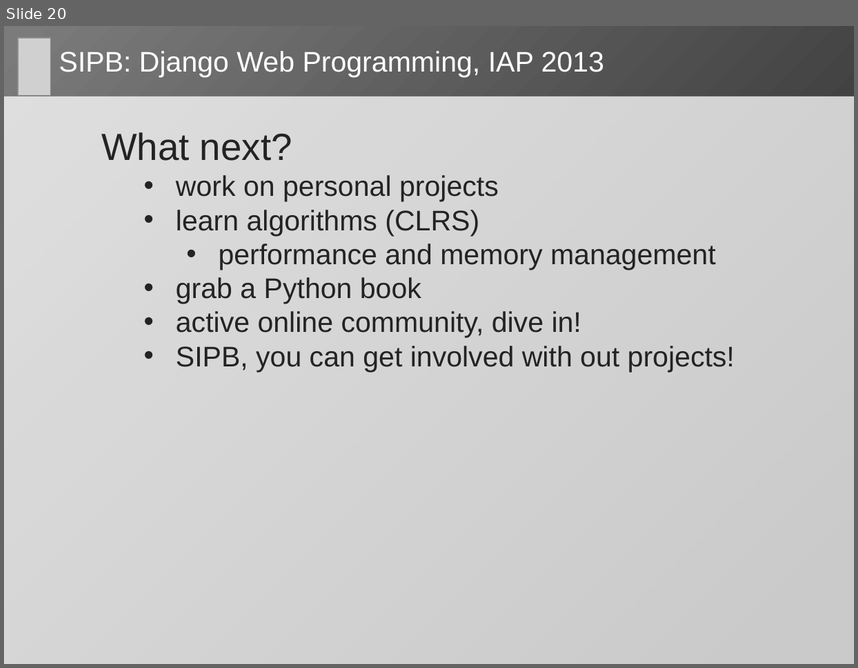
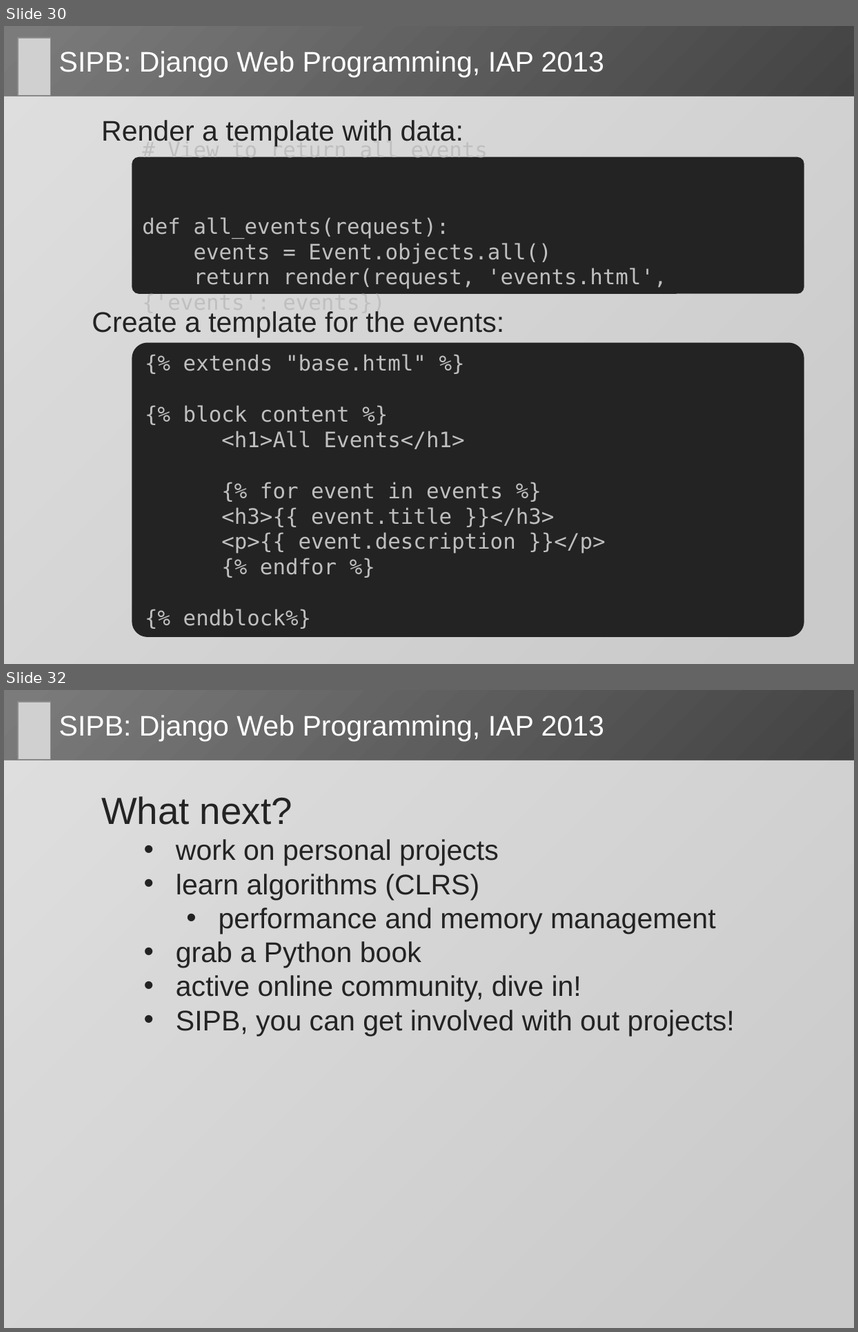
Before and after one commit to dlukeomalley/SIPB_django_class, a slide deck: slides/django_slides.pptx. Shown one above the other, each under a label of ours: slide 20 before the commit, slides 30 and 32 after it; the slides between them are not shown. The pictures are 858x668 and 858x1332 pixels, drawn with LibreOffice and Linux fonts; fonts in the diff are those of the drawing; grey boxes stand for pictures. Boxes give left, top, right and bottom in pixels: in the first picture for what was removed or moved away, otherwise in the second. Text is boxed around its words. In the diff, an @@ line names an element or a change of style, - is before the commit and + after.

Commit message:
basic event functionality added

```diff
--- a/slides/django_slides.pptx
+++ b/slides/django_slides.pptx
@@ slide 30 added at [4, 26, 854, 664], background gradient #7B7B7B to #232323 @@
@@ picture added at [18, 38, 50, 96] @@
@@ title added at [59, 51, 604, 78], 24 pt, text #FFFFFF @@
+SIPB: Django Web Programming, IAP 2013
@@ rounded rectangle added at [4, 96, 854, 664], fill #FFFFFF at 76% opacity @@
@@ text added at [101, 120, 464, 146], 24 pt, text #232323 @@
+  Render a template with data:
@@ rounded rectangle added at [132, 157, 805, 294], fill #232323, 18 pt, text #BFBFBF @@
+# View to return all events
+def all_events(request):
+events = Event.objects.all()
+return render(request, 'events.html', {'events': events})
@@ text added at [92, 311, 504, 337], 24 pt, text #232323 @@
+  Create a template for the events:
@@ rounded rectangle added at [132, 342, 805, 637], fill #232323, 18 pt, text #BFBFBF @@
+{% extends "base.html" %}
+{% block content %}
+<h1>All Events</h1>
+{% for event in events %}
+<h3>{{ event.title }}</h3>
+<p>{{ event.description }}</p>
+{% endfor %}
+{% endblock%}
@@ what was slide 20 is now slide 32 @@
```
Also in this commit, not shown: 2 slides changed, 11 other slides added, 7 other files.
